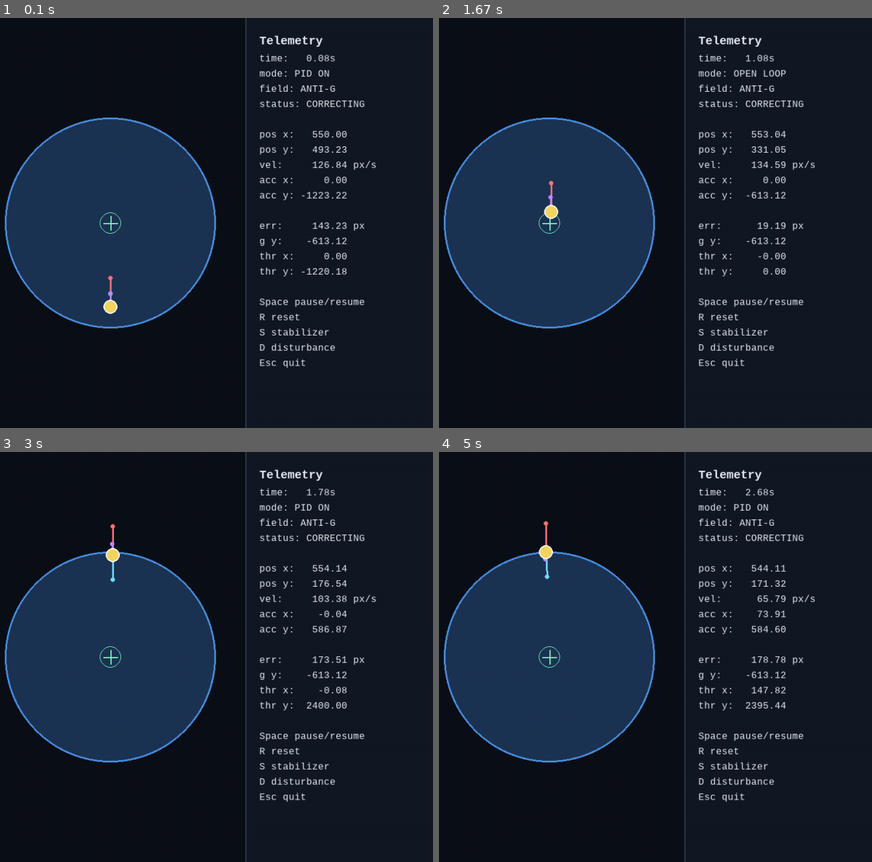
Above: before the commit, frames 1-4 (two rows, left to right).
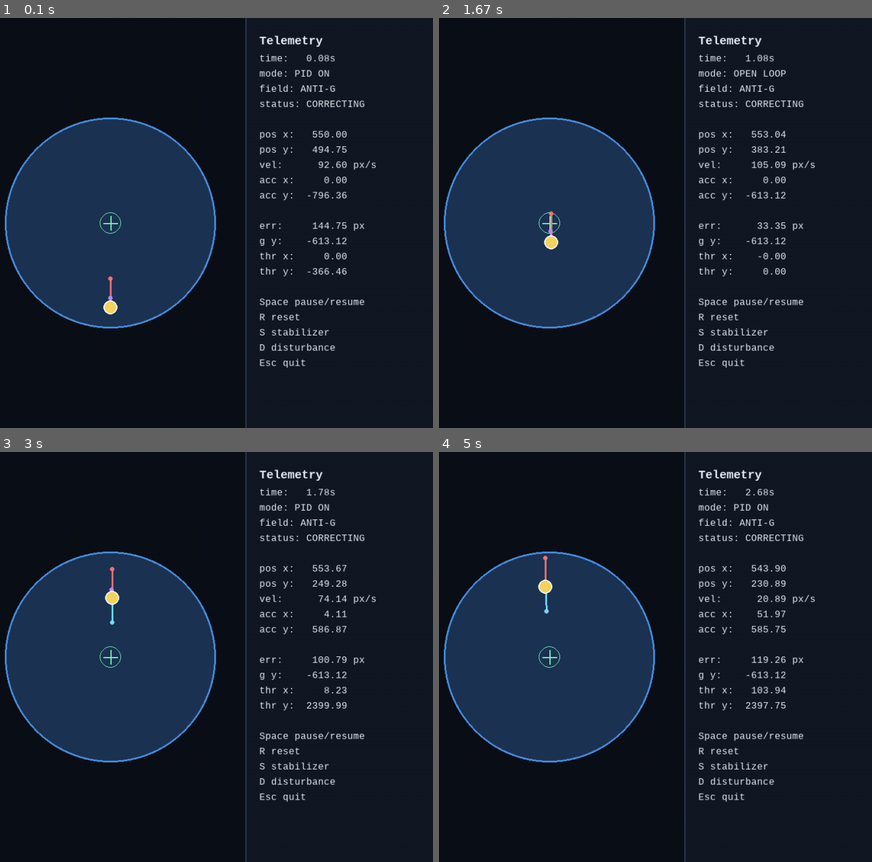
Above: after the commit, the same moments.

Repository: radhika143789/aura-swam
Game: pygame game, started from src/main.py
Two runs of this game, one before a commit and one after it. Both use one fixed random seed, a clock stepped at 60 frames per second and the inputs below.
Inputs:
- Up to frame 1 (0.1 s): no input
- Up to frame 2 (1.67 s): hold D 0.33-0.8 s; hold D 0.83-1.3 s; tap Space at 0.9, 1.2, 1.4 s; hold S 1.33-1.63 s
- Up to frame 3 (3 s): hold D 1.67-2.3 s; tap Space at 1.73, 2.03, 2.4, 2.8 s; hold S 2.33-2.7 s; hold D from 2.73 s (still down)
- Up to frame 4 (5 s): tap Space at 3.1, 3.3, 3.6, 3.8, 4.13, 4.43, 4.8 s; release D at 3.2 s; hold D 3.23-3.7 s; hold S 3.73-4.03 s; hold D 4.07-4.7 s; hold S from 4.73 s (still down)

The runs differ from the first frame. In frame 1, 0.3% of the frame differs, in the area x 23-81%, y 31-73%; in frame 2, 0.4%; in frame 3, 0.6%, in the area x 24-81%, y 17-63%; in frame 4, 0.6%.

Commit message:
feat: apply gravity feed-forward in simulator loop

Diff:
--- a/src/main.py
+++ b/src/main.py
@@ -48,7 +48,14 @@
 
         if not state.paused:
             if state.stabilizer_enabled:
-                state.thrust_force = controller.compute(state.target_position, state.payload.position, dt)
+                gravity_vector = state.field_model.gravity_vector(state.payload.position)
+                gravity_feed_forward = -state.payload.mass * gravity_vector
+                state.thrust_force = controller.compute(
+                    state.target_position,
+                    state.payload.position,
+                    dt,
+                    feed_forward=gravity_feed_forward,
+                )
             else:
                 state.thrust_force *= 0.0
             engine.step(state, dt)
